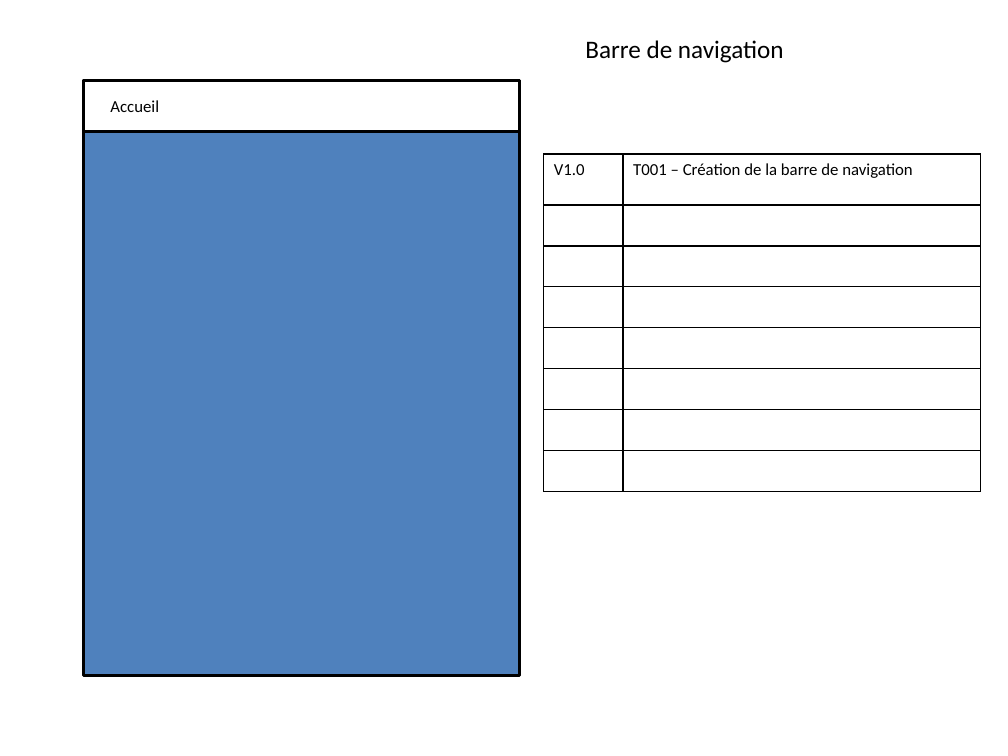
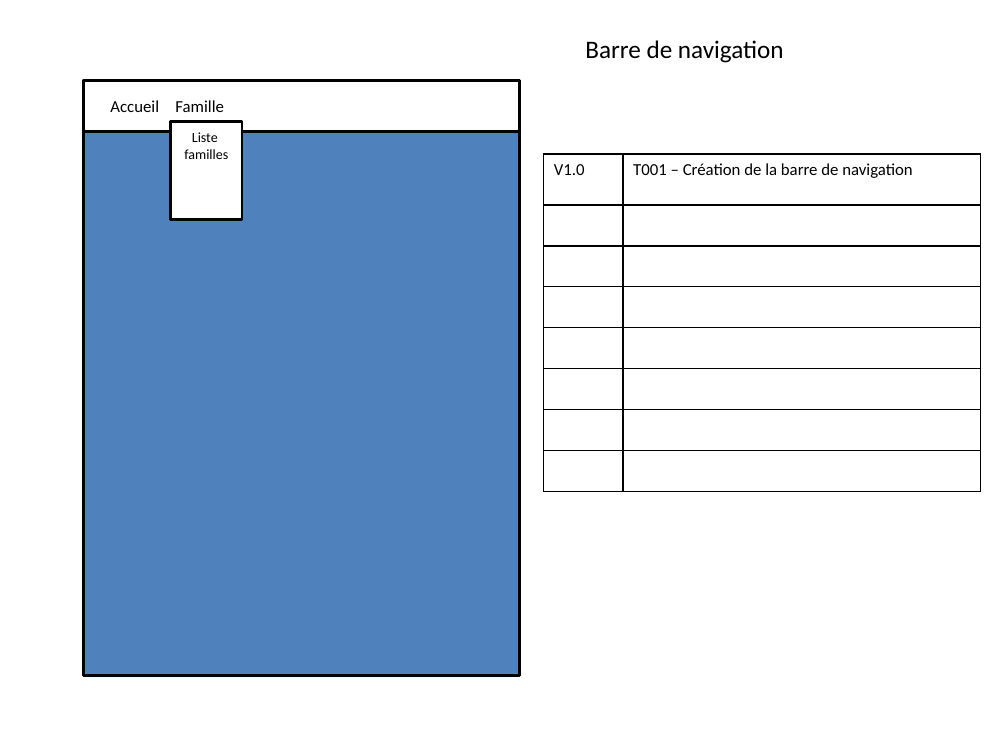
Before and after one commit to marie-aure/elba-backend, a slide deck: slide 1 of src/main/resources/mq.pptx. Drawn at 1008x756 pixels with LibreOffice and Linux fonts; fonts in the diff are those of the drawing. Boxes give left, top, right and bottom in pixels: in the first picture for what was removed or moved away, otherwise in the second. Text is boxed around its words. In the diff, an @@ line names an element or a change of style, - is before the commit and + after.

Commit message:
[T008][T009][T010] ajout des classes pojo, repo, services, controller pour sim et famille

```diff
--- a/src/main/resources/mq.pptx
+++ b/src/main/resources/mq.pptx
@@ text added at box(175, 100, 224, 112), 12 pt, text #000000 @@
+Famille
@@ rectangle added at box(170, 121, 242, 219), fill #FFFFFF, outline #000000 2 pt @@
@@ text added at box(184, 132, 228, 159), 10 pt, text #000000 @@
+Liste
+familles
```
Also in this commit, not shown: 3 other slides changed, 1 slide added, 14 other files.
